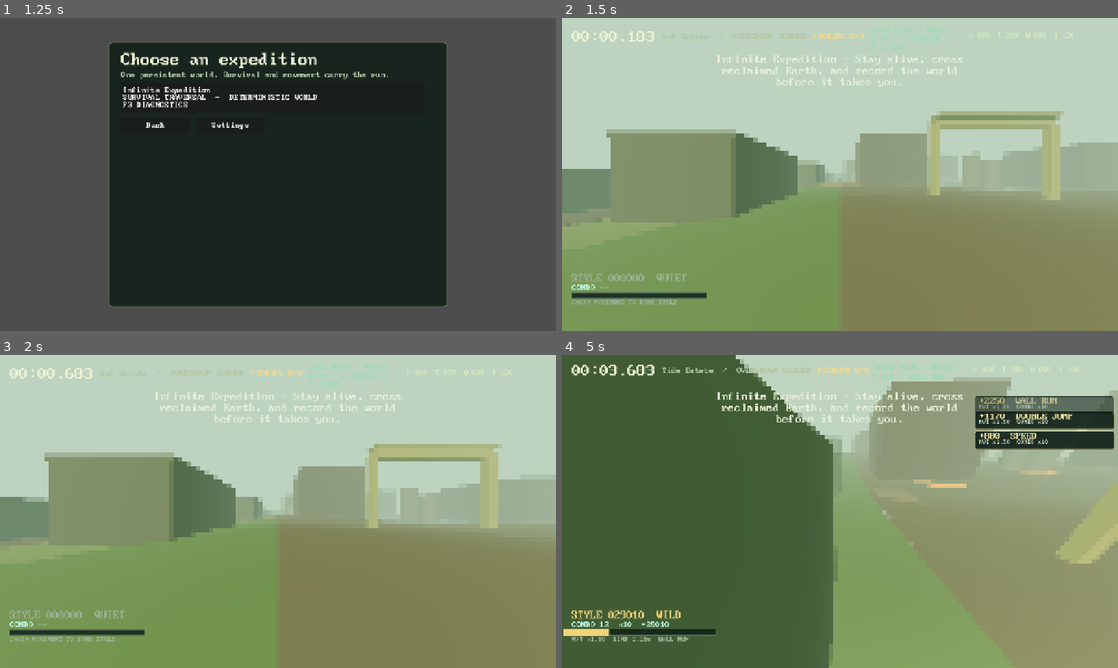
Above: before the commit, frames 1-4 (two rows, left to right).
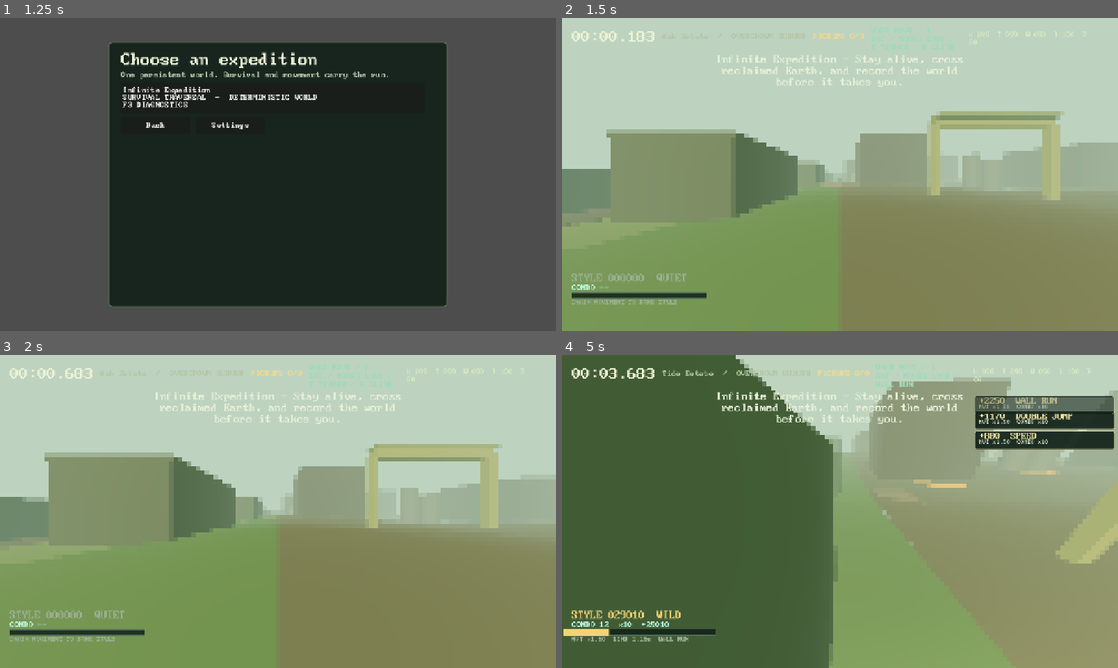
Above: after the commit, the same moments.

Repository: gongahkia/hot-cross-buns
Game: Godot game, scene res://scenes/main.tscn
Same seed, same stepped clock (60 frames per second), same inputs: the game is played once before the commit and once after it.
Inputs (mouse positions are in pixels of both pictures, inside the frame that each line leads up to):
- Up to frame 1 (1.25 s): click "Choose a journey" at 0.5 s
- Up to frame 2 (1.5 s): click "Infinite Expedition SURVIVAL …" at 1.25 s
- Up to frame 3 (2 s): no input
- Up to frame 4 (5 s): tap Enter at 2 s; move the mouse to (867, 511) at 2.02 s; hold F (glide) 2.03-2.78 s; hold W (move_forward) from 2.03 s (still down); tap Shift (dash) at 2.1 s; click (867, 511) at 2.17 s; tap Space (jump) at 2.27, 2.57, 3.02, 3.32, 4.52, 4.82 s; move the mouse to (812, 511) at 2.77 s; tap F (glide) at 2.85 s; click (812, 511) at 2.92 s; tap E (grapple) at 3.05 s; move the mouse to (851, 505) at 3.52 s; hold E (grapple) 3.53-4.28 s; click (851, 505) at 3.67 s; tap Q (slam) at 3.8, 4.35 s; move the mouse to (834, 517) at 4.27 s; click (834, 517) at 4.42 s; tap C (slide) at 4.55 s

Frame 1 is identical in both runs. In frame 2, 0.1% of the frame differs, in the area x 56-92%, y 2-11%; in frame 3, 0.1%; in frame 4, 0.8%, in the area x 1-95%, y 2-11%.

Commit message:
Add hunger food consumption

Diff:
--- a/scripts/main.gd
+++ b/scripts/main.gd
@@ -248,6 +248,8 @@
 			Input.mouse_mode = Input.MOUSE_MODE_CAPTURED
 		RunData.set_style_movement_active(player != null and player.style_multiplier_active())
 		_present_style_result(RunData.advance(delta))
+		if not photo_mode.active and Input.is_action_just_pressed("consume_food"):
+			Survival.consume_food()
 		if bool(current_level.get("procedural", false)) and world_streamer and not photo_mode.active:
 			Survival.advance(delta, world_streamer.sample_at(player.global_position), player.style_multiplier_active())
 		_refresh_hud()
@@ -1653,10 +1655,10 @@
 	var total := _collectible_count(current_level)
 	collect_label.text = "PICKUPS %d/%d" % [RunData.collected, total]
 	if player:
-		tool_label.text = "WASD MOVE / MOUSE LOOK / " + player.tool_status()
+		tool_label.text = "WASD MOVE / 1 EAT / MOUSE LOOK / " + player.tool_status()
 	if bool(current_level.get("procedural", false)):
 		var survival := Survival.snapshot()
-		survival_label.text = "H %03d  T %03d  W %03d  I %03d" % [int(survival.hunger), int(survival.thirst), int(survival.warmth), int(survival.health)]
+		survival_label.text = "H %03d  T %03d  W %03d  I %03d  F %02d" % [int(survival.hunger), int(survival.thirst), int(survival.warmth), int(survival.health), int(survival.materials.get("food",0))]
 	else:
 		survival_label.text = "P PHOTO MODE  /  F12 CAPTURE"
 	var style := RunData.style_snapshot()
--- a/scripts/settings.gd
+++ b/scripts/settings.gd
@@ -1,7 +1,7 @@
 extends Node
 
 const SAVE_PATH := "user://a_slow_walk_settings.json"
-const ACTIONS := ["move_forward", "move_back", "move_left", "move_right", "jump", "slam", "dash", "sprint", "slide", "grapple", "glide", "reset_run", "pause"]
+const ACTIONS := ["move_forward", "move_back", "move_left", "move_right", "jump", "slam", "dash", "sprint", "slide", "grapple", "glide", "consume_food", "reset_run", "pause"]
 const PIXEL_FILTER_OFF := 0
 const PIXEL_FILTER_2X := 2
 const PIXEL_FILTER_4X := 4
@@ -36,6 +36,7 @@
 		"slide": [{"type": "key", "code": KEY_C}, {"type": "joy_button", "button": JOY_BUTTON_B}],
 		"grapple": [{"type": "key", "code": KEY_E}, {"type": "joy_button", "button": JOY_BUTTON_X}],
 		"glide": [{"type": "key", "code": KEY_F}, {"type": "joy_button", "button": JOY_BUTTON_DPAD_UP}],
+		"consume_food": [{"type": "key", "code": KEY_1}, {"type": "joy_button", "button": JOY_BUTTON_DPAD_LEFT}],
 		"reset_run": [{"type": "key", "code": KEY_R}, {"type": "joy_button", "button": JOY_BUTTON_Y}],
 		"pause": [{"type": "key", "code": KEY_ESCAPE}, {"type": "joy_button", "button": JOY_BUTTON_START}]
 	}
--- a/scripts/smoke_test.gd
+++ b/scripts/smoke_test.gd
@@ -23,6 +23,7 @@
 	assert(InputMap.has_action("grapple"), "grapple input missing")
 	assert(InputMap.has_action("glide"), "glide input missing")
 	assert(InputMap.has_action("sprint"), "sprint input missing")
+	assert(InputMap.has_action("consume_food"), "food input missing")
 	var original_filter_mode := int(app_settings.get("pixel_filter_mode"))
 	app_settings.call("set_pixel_filter_mode", 0)
 	assert(not main.display_filter.visible, "pixel filter remained visible when disabled")
--- /dev/null
+++ b/scripts/survival_food_test.gd
@@ -0,0 +1,11 @@
+extends SceneTree
+const SURVIVAL=preload("res://scripts/survival_state.gd")
+var failed:=false
+func _expect(condition:bool,message:String)->void:
+	if not condition:failed=true;push_error(message)
+func _initialize()->void:
+	var survival:=SURVIVAL.new();survival.begin_run(20260730);survival.hunger=40.0;survival.collect("food",2)
+	_expect(survival.consume_food() and is_equal_approx(survival.hunger,74.0) and int(survival.materials.food)==1,"food consumption restoration drifted")
+	_expect(survival.consume_food() and int(survival.materials.food)==0 and not survival.consume_food(),"food inventory availability drifted")
+	survival.free()
+	quit(1 if failed else 0)
--- a/scripts/survival_state.gd
+++ b/scripts/survival_state.gd
@@ -55,6 +55,9 @@
 	changed.emit(snapshot())
 	return true
 
+func consume_food() -> bool:
+	return consume("food")
+
 func apply_injury(amount: float) -> void:
 	if not alive: return
 	health = maxf(0.0, health - amount)
Not shown, added: docs/hunger-food.md
